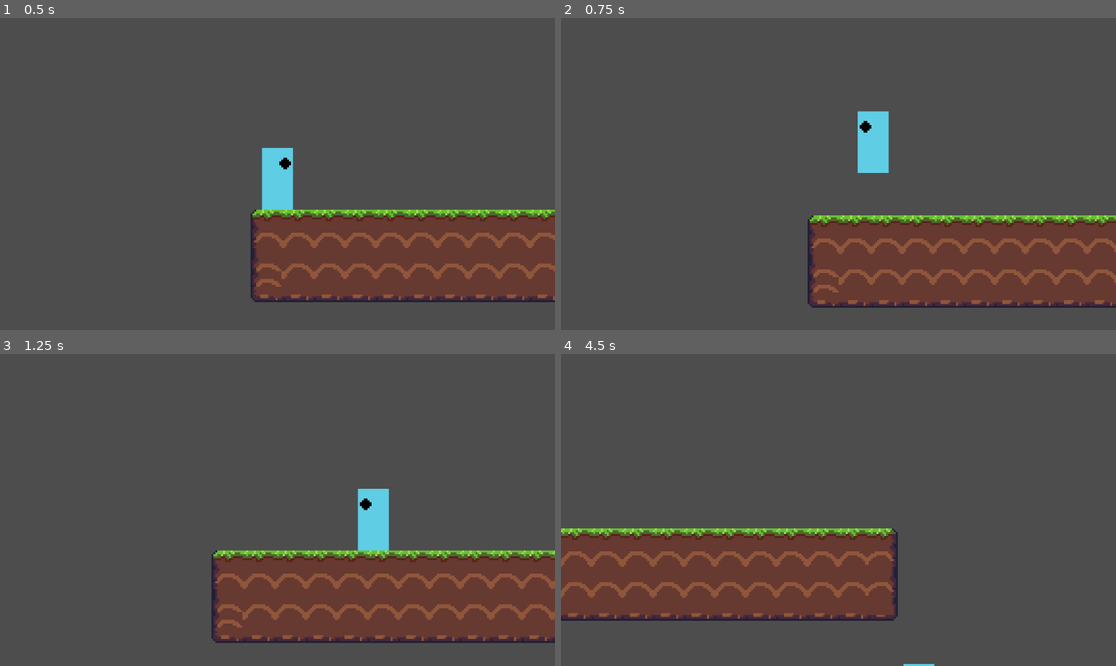
Above: before the commit, frames 1-4 (two rows, left to right).
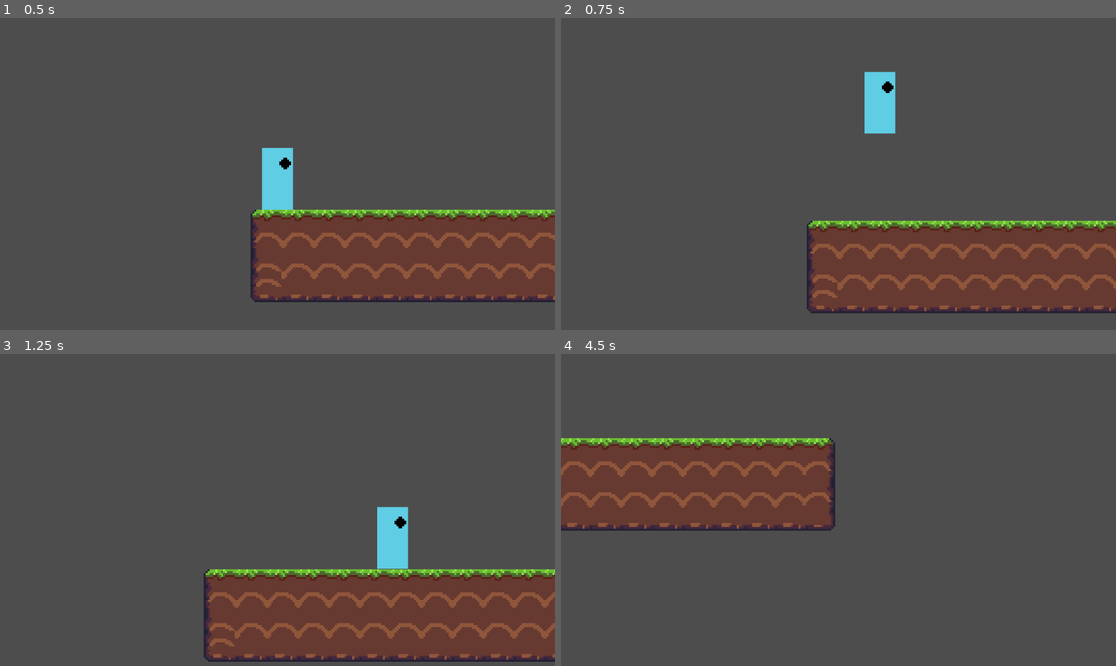
Above: after the commit, the same moments.

Repository: Dekoder-py/godonk
Game: Godot game, scene res://scenes/game.tscn
Two runs of this game, one before a commit and one after it. Both use one fixed random seed, a clock stepped at 60 frames per second and the inputs below.
Inputs:
- Up to frame 1 (0.5 s): no input
- Up to frame 2 (0.75 s): tap Enter (ui_accept) at 0.5 s; hold Right (right) from 0.53 s (still down); tap Alt at 0.6 s
- Up to frame 3 (1.25 s): keep holding Right (right); tap Enter (ui_accept) at 0.77 s
- Up to frame 4 (4.5 s): tap Shift at 1.35, 2.85, 4.35 s; tap Enter (ui_accept) at 1.52, 3.02, 3.77 s; release Right (right) at 2.03 s; hold Left (left) 2.03-2.78 s; tap Alt at 2.1, 3.6 s; hold Right (right) 2.78-4.28 s; hold Left (left) from 4.28 s (still down)

Frame 1 is identical in both runs. In frame 2, 9.3% of the frame differs, in the area x 44-100%, y 17-95%; in frame 3, 16%; in frame 4, 32%, in the area x 0-68%, y 26-100%.

Commit message:
Fix sprite flip, change jump and walk speed vars

Diff:
--- a/scripts/player.gd
+++ b/scripts/player.gd
@@ -1,8 +1,8 @@
 extends CharacterBody2D
 
 
-const JUMP_VELOCITY = -200.0
-const SPEED = 100.0
+const JUMP_VELOCITY = -300.0
+const SPEED = 120.0
 
 
 func _physics_process(delta: float) -> void:
@@ -17,7 +17,7 @@
 	var direction := Input.get_axis("left", "right")
 	if direction:
 		velocity.x = direction * SPEED
-		$Sprite.flip_h = true if direction > 0 else false
+		$Sprite.flip_h = true if direction < 0 else false
 	else:
 		velocity.x = move_toward(velocity.x, 0, SPEED)
 
